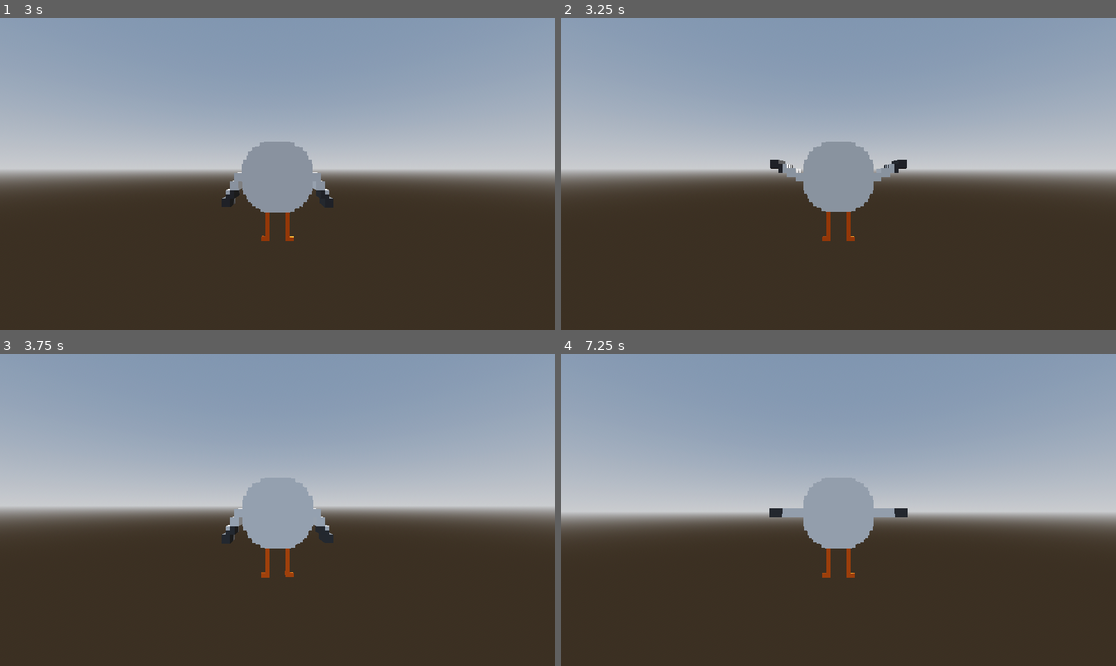
Above: before the commit, frames 1-4 (two rows, left to right).
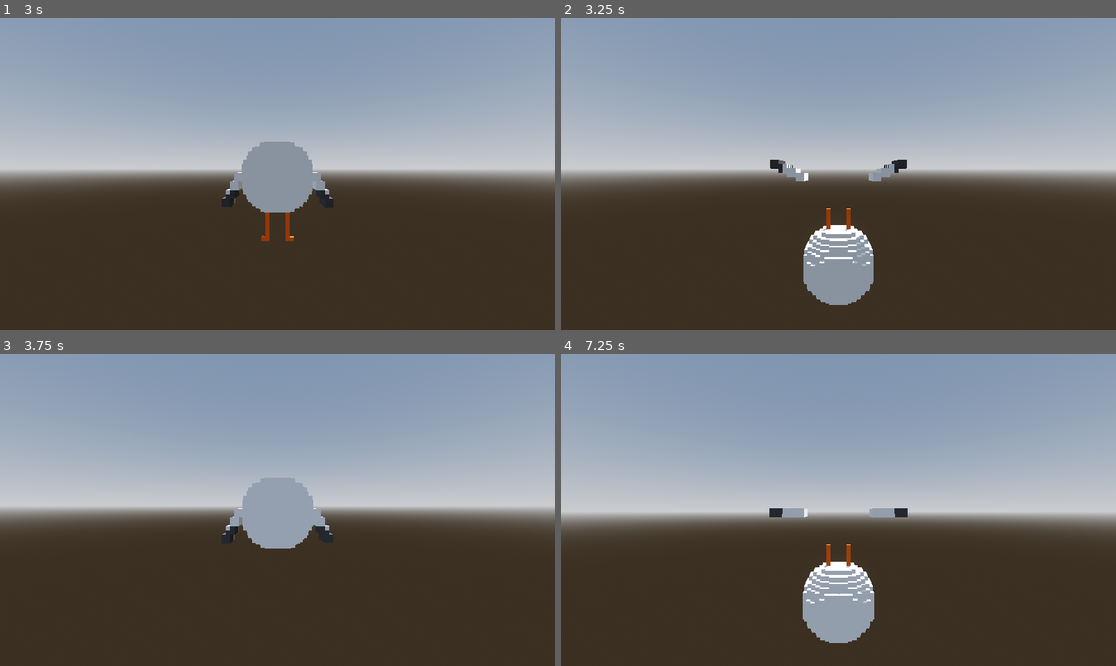
Above: after the commit, the same moments.

Repository: JJNeep/Seagull-Gamejam-Game
Game: Godot game, scene res://test.tscn
The game is run twice, just before and just after one commit, with the same random seed, the same clock (stepped at 60 frames per second) and the same inputs.
Inputs (mouse positions are in pixels of both pictures, inside the frame that each line leads up to):
- Up to frame 1 (3 s): move the mouse to (305, 174) at 0.52 s; hold E (squawk) 0.53-1.28 s; hold W (move_forward) from 0.53 s (still down); tap Space (jump) at 0.77, 1.52 s; move the mouse to (249, 174) at 1.27 s; tap E (squawk) at 1.35, 2.85 s; tap Enter at 2 s; move the mouse to (288, 167) at 2.02 s; hold E (squawk) 2.03-2.78 s; move the mouse to (271, 180) at 2.77 s
- Up to frame 2 (3.25 s): keep holding W (move_forward); tap Space (jump) at 3.02 s
- Up to frame 3 (3.75 s): keep holding W (move_forward); tap Space (jump) at 3.5 s; move the mouse to (316, 513) at 3.52 s; hold E (squawk) from 3.53 s (still down)
- Up to frame 4 (7.25 s): tap Space (jump) at 3.77, 4.52, 5.75, 6.02, 6.77 s; move the mouse to (794, 506) at 4.27 s; release E (squawk) at 4.28 s; tap E (squawk) at 4.35, 5.85 s; tap Enter at 5 s; move the mouse to (844, 510) at 5.02 s; hold E (squawk) 5.03-5.78 s; move the mouse to (816, 503) at 5.77 s; release W (move_forward) at 5.78 s; hold D (move_right) 5.78-6.53 s; move the mouse to (866, 510) at 6.52 s; hold W (move_forward) from 6.53 s (still down); hold E (squawk) from 6.53 s (still down)

Frame 1 is identical in both runs. In frame 2, 5.0% of the frame differs, in the area x 42-57%, y 39-92%; in frame 3, 0.2%; in frame 4, 5.1%, in the area x 43-57%, y 40-93%.

Commit message:
Update player.tscn

Diff:
--- a/seagull-game-jam/Player/player.tscn
+++ b/seagull-game-jam/Player/player.tscn
@@ -193,6 +193,78 @@
 "transitions": PackedFloat32Array(1),
 "update": 1,
 "values": [ExtResource("6_5htga")]
+}
+tracks/4/type = "value"
+tracks/4/imported = false
+tracks/4/enabled = true
+tracks/4/path = NodePath("Visuals/Leg_Right:position")
+tracks/4/interp = 1
+tracks/4/loop_wrap = true
+tracks/4/keys = {
+"times": PackedFloat32Array(0),
+"transitions": PackedFloat32Array(1),
+"update": 0,
+"values": [Vector3(0, -2.1, 0)]
+}
+tracks/5/type = "value"
+tracks/5/imported = false
+tracks/5/enabled = true
+tracks/5/path = NodePath("Visuals/Leg_Left:position")
+tracks/5/interp = 1
+tracks/5/loop_wrap = true
+tracks/5/keys = {
+"times": PackedFloat32Array(0),
+"transitions": PackedFloat32Array(1),
+"update": 0,
+"values": [Vector3(0, -2.1, 0)]
+}
+tracks/6/type = "value"
+tracks/6/imported = false
+tracks/6/enabled = true
+tracks/6/path = NodePath("Visuals/Wing_Right:position")
+tracks/6/interp = 1
+tracks/6/loop_wrap = true
+tracks/6/keys = {
+"times": PackedFloat32Array(0),
+"transitions": PackedFloat32Array(1),
+"update": 0,
+"values": [Vector3(0, -2.1, 0)]
+}
+tracks/7/type = "value"
+tracks/7/imported = false
+tracks/7/enabled = true
+tracks/7/path = NodePath("Visuals/Wing_Left:position")
+tracks/7/interp = 1
+tracks/7/loop_wrap = true
+tracks/7/keys = {
+"times": PackedFloat32Array(0),
+"transitions": PackedFloat32Array(1),
+"update": 0,
+"values": [Vector3(0, -2.1, 0)]
+}
+tracks/8/type = "value"
+tracks/8/imported = false
+tracks/8/enabled = true
+tracks/8/path = NodePath("Visuals/Body:mesh")
+tracks/8/interp = 1
+tracks/8/loop_wrap = true
+tracks/8/keys = {
+"times": PackedFloat32Array(0),
+"transitions": PackedFloat32Array(1),
+"update": 1,
+"values": [ExtResource("2_n7ghd")]
+}
+tracks/9/type = "value"
+tracks/9/imported = false
+tracks/9/enabled = true
+tracks/9/path = NodePath("Visuals/Body:position")
+tracks/9/interp = 1
+tracks/9/loop_wrap = true
+tracks/9/keys = {
+"times": PackedFloat32Array(0),
+"transitions": PackedFloat32Array(1),
+"update": 0,
+"values": [Vector3(0, -2.1, 0)]
 }
 
 [sub_resource type="Animation" id="Animation_pylmc"]
